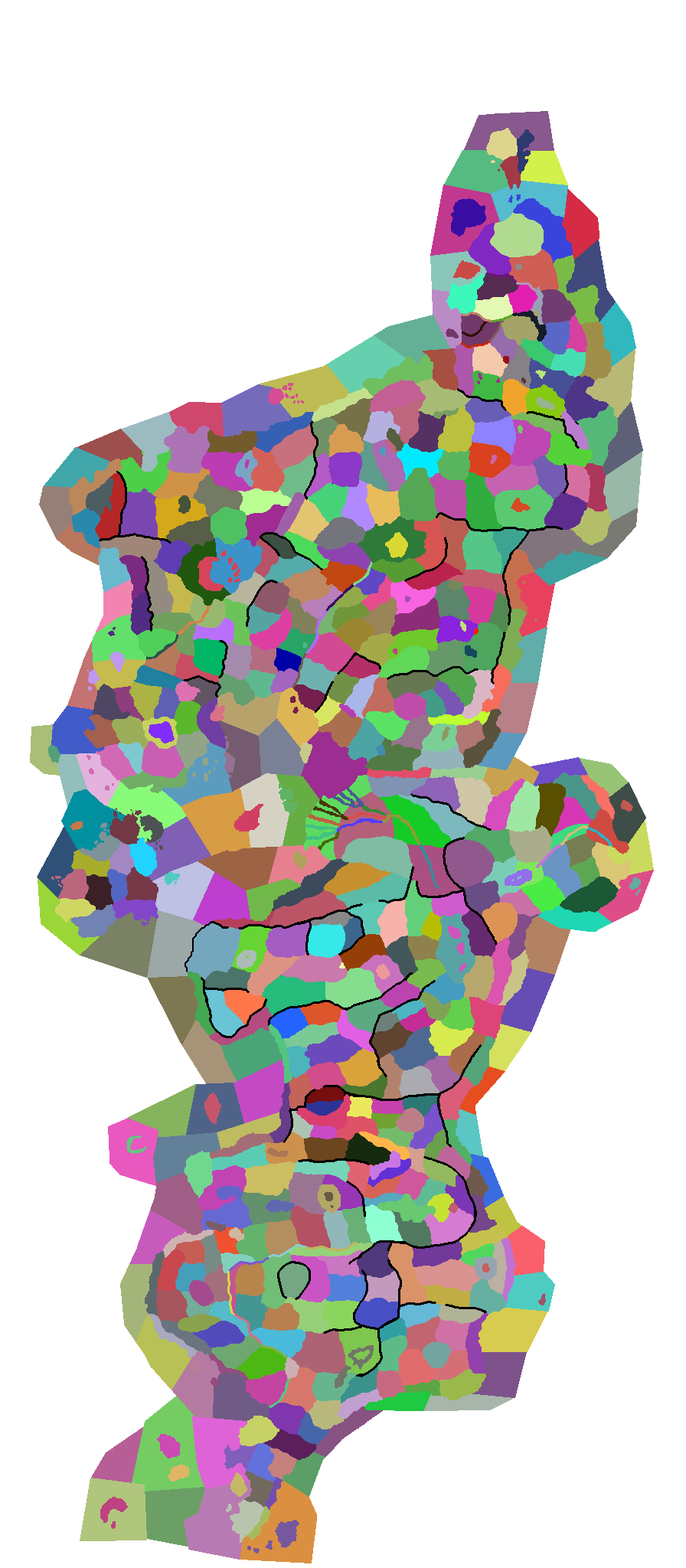
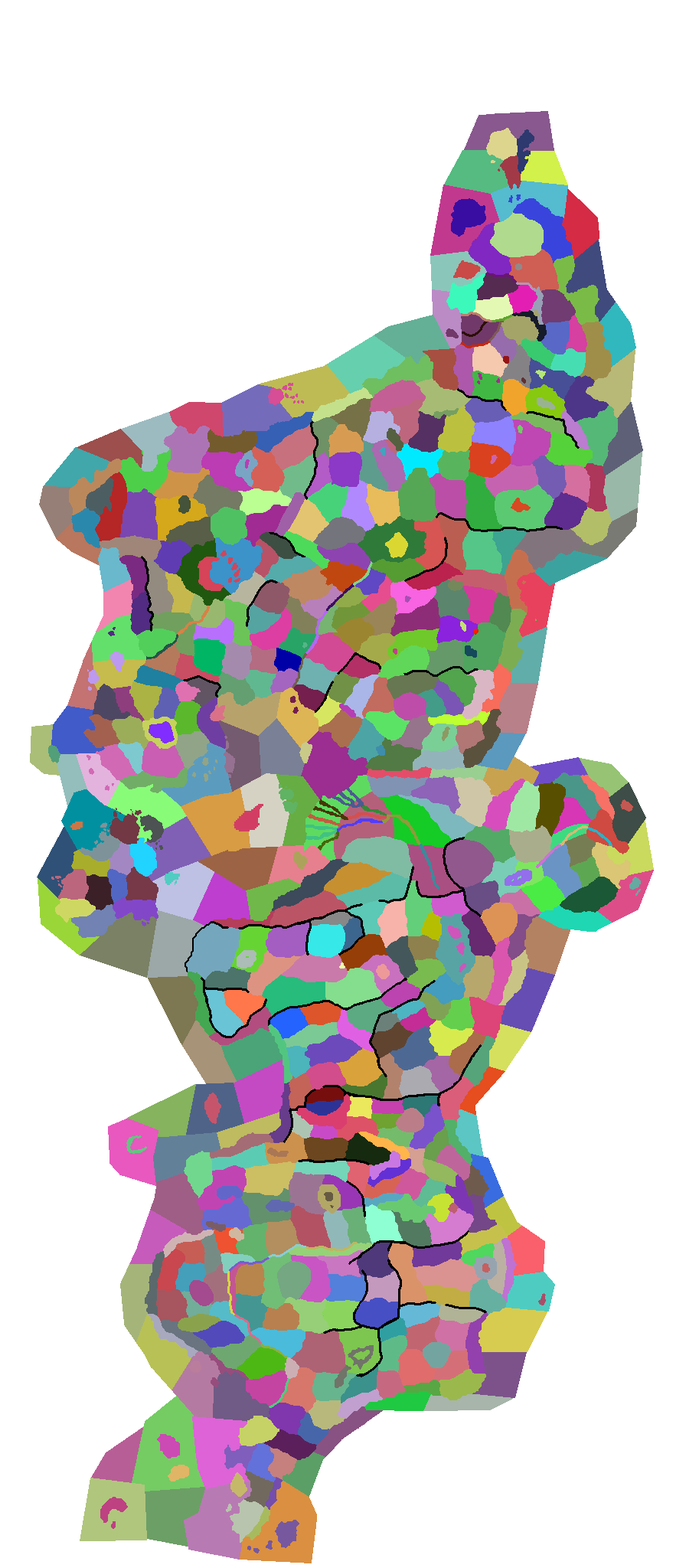
Comparing the layer stacks of the two (686, 1568) images. Changes:
painted on "provinces.bmp" over 98, 415, 579, 1301
